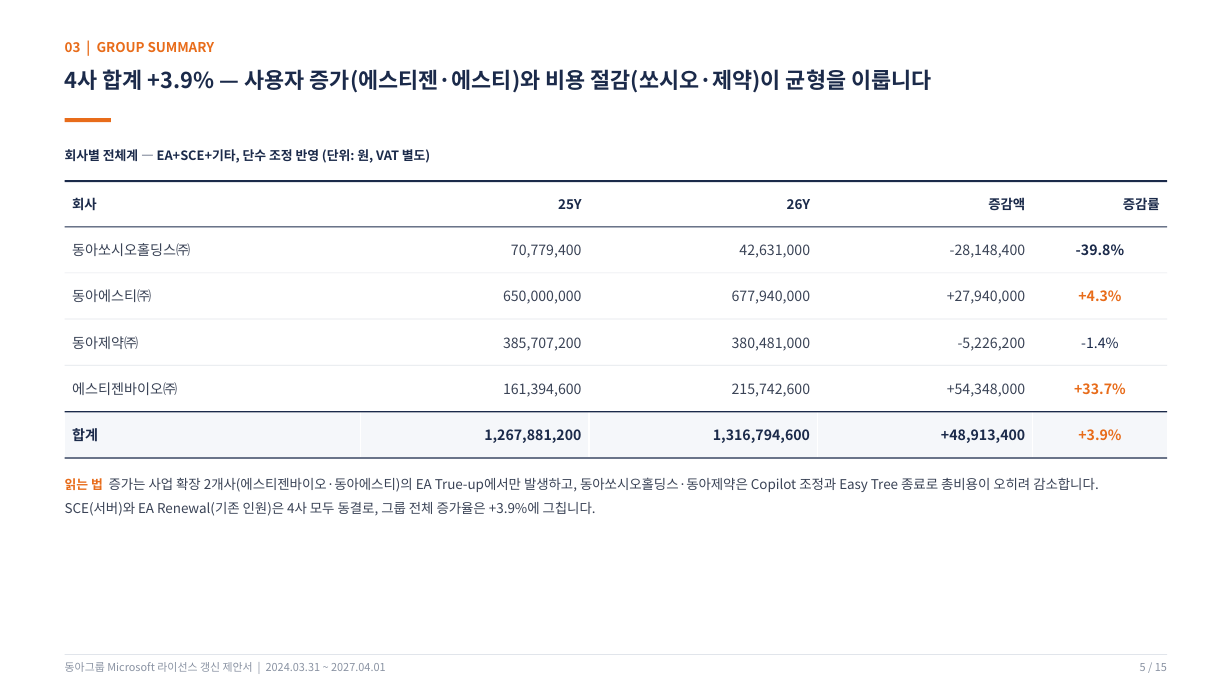
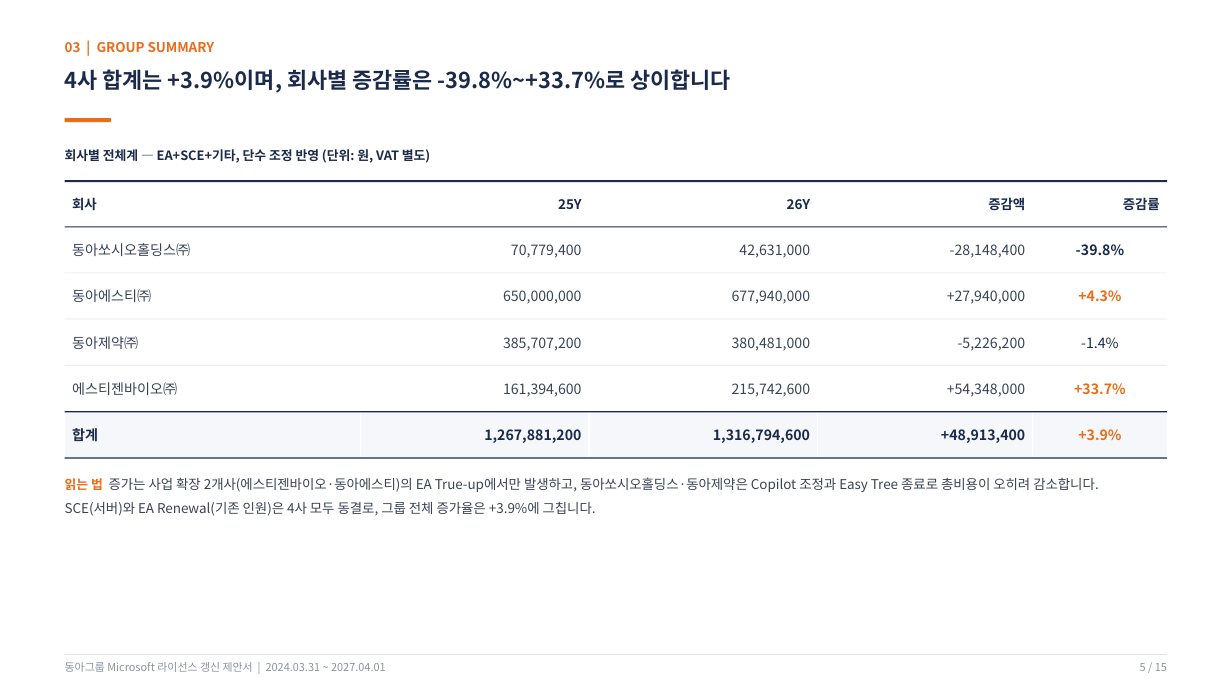
Before and after one commit to mss881024-dev/first-project, a slide deck: slide 5 of docs/ea-renewal-proposal/동아그룹_Microsoft_라이선스_갱신제안서_2026.pptx. Drawn at 1232x693 pixels with LibreOffice and Linux fonts; fonts in the diff are those of the drawing. Boxes give left, top, right and bottom in pixels: in the first picture for what was removed or moved away, otherwise in the second. Text is boxed around its words. In the diff, an @@ line names an element or a change of style, - is before the commit and + after.

```diff
--- a/docs/ea-renewal-proposal/동아그룹_Microsoft_라이선스_갱신제안서_2026.pptx
+++ b/docs/ea-renewal-proposal/동아그룹_Microsoft_라이선스_갱신제안서_2026.pptx
@@ text at (x1=65, y1=69, x2=731, y2=93): text changed @@
-4사 합계 +3.9% — 사용자 증가(에스티젠·에스티)와 비용 절감(쏘시오·제약)이 균형을 이룹니다
+4사 합계는 +3.9%이며, 회사별 증감률은 -39.8%~+33.7%로 상이합니다
```
Also in this commit, not shown: 5 other slides changed, 2 other files.
